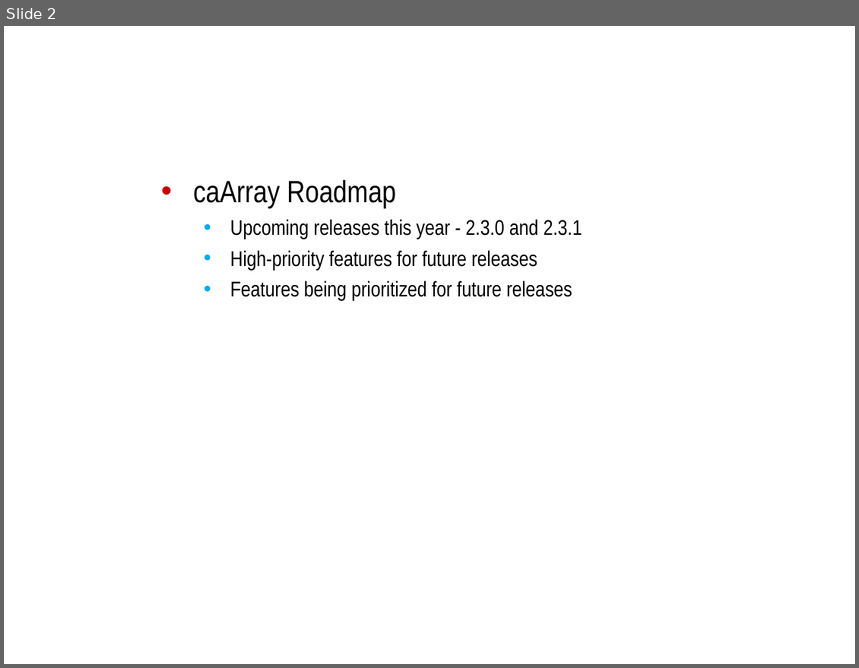
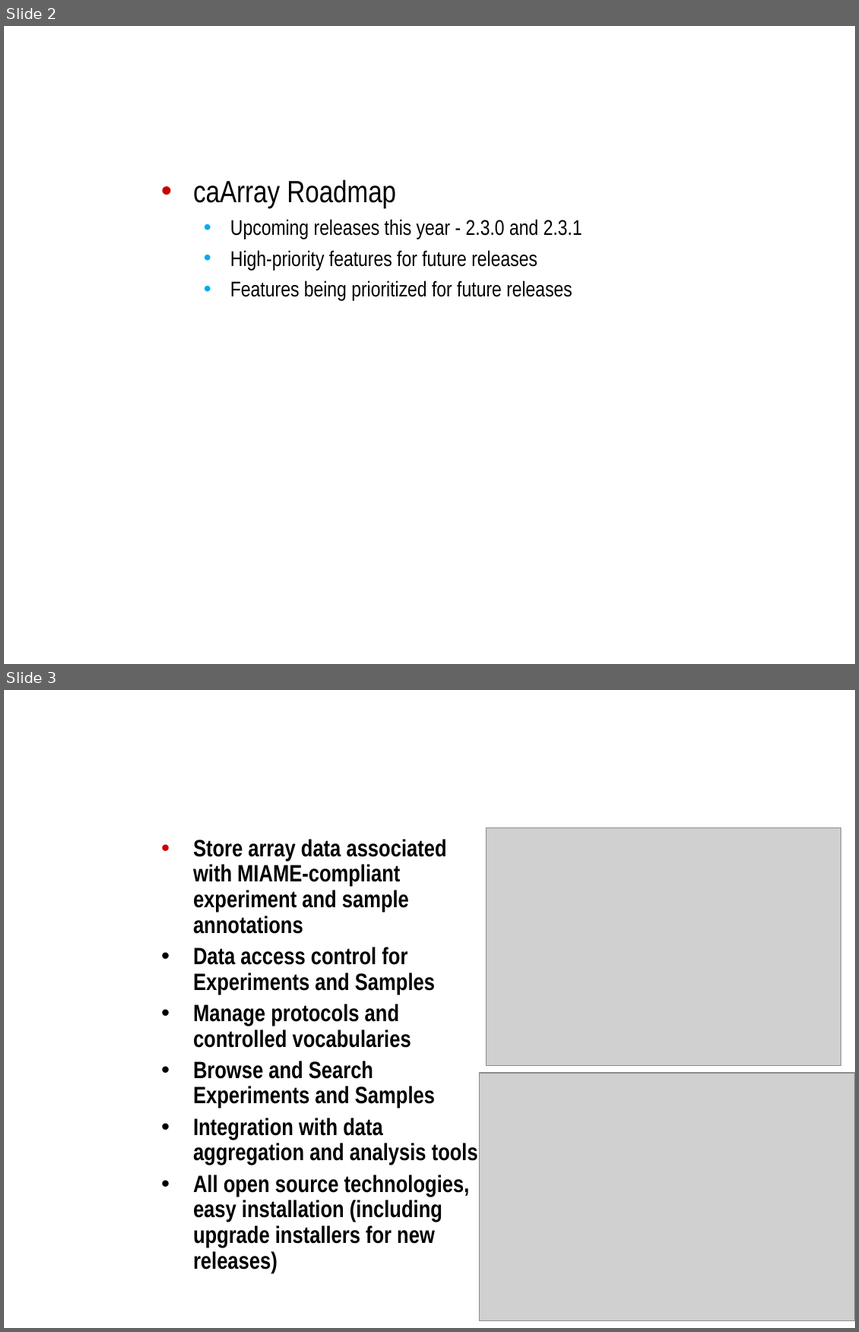
Before and after one commit to NCIP/caarray-docs, a slide deck: project_management/open_meetings/caArray_at_ICR_telecon_2009_08.ppt. Shown one above the other, each under a label of ours: slide 2 before the commit, slides 2 and 3 after it. The pictures are 859x668 and 859x1332 pixels, drawn with LibreOffice and Linux fonts; fonts in the diff are those of the drawing; grey boxes stand for pictures; background and template pictures are left out. Boxes give left, top, right and bottom in pixels: in the first picture for what was removed or moved away, otherwise in the second. Text is boxed around its words. In the diff, an @@ line names an element or a change of style, - is before the commit and + after.

```diff
--- a/project_management/open_meetings/caArray_at_ICR_telecon_2009_08.ppt
+++ b/project_management/open_meetings/caArray_at_ICR_telecon_2009_08.ppt
@@ slide 3 added at [4, 690, 855, 1328], background picture (left out) @@
@@ title added at [153, 690, 841, 818], 32 pt, text #FFFFFF, bold @@
+caArray Overview
@@ text added at [193, 839, 478, 1273], 20 pt, text #000000, bold @@
+• Store array data associated with MIAME-compliant experiment and sample annotations
+• Data access control for Experiments and Samples
+• Manage protocols and controlled vocabularies
+• Browse and Search Experiments and Samples
+• Integration with data aggregation and analysis tools
+• All open source technologies, easy installation (including upgrade installers for new releases)
@@ picture added at [487, 828, 842, 1066] @@
@@ picture added at [479, 1073, 855, 1322] @@
```
Also in this commit, not shown: 2 slides changed.
